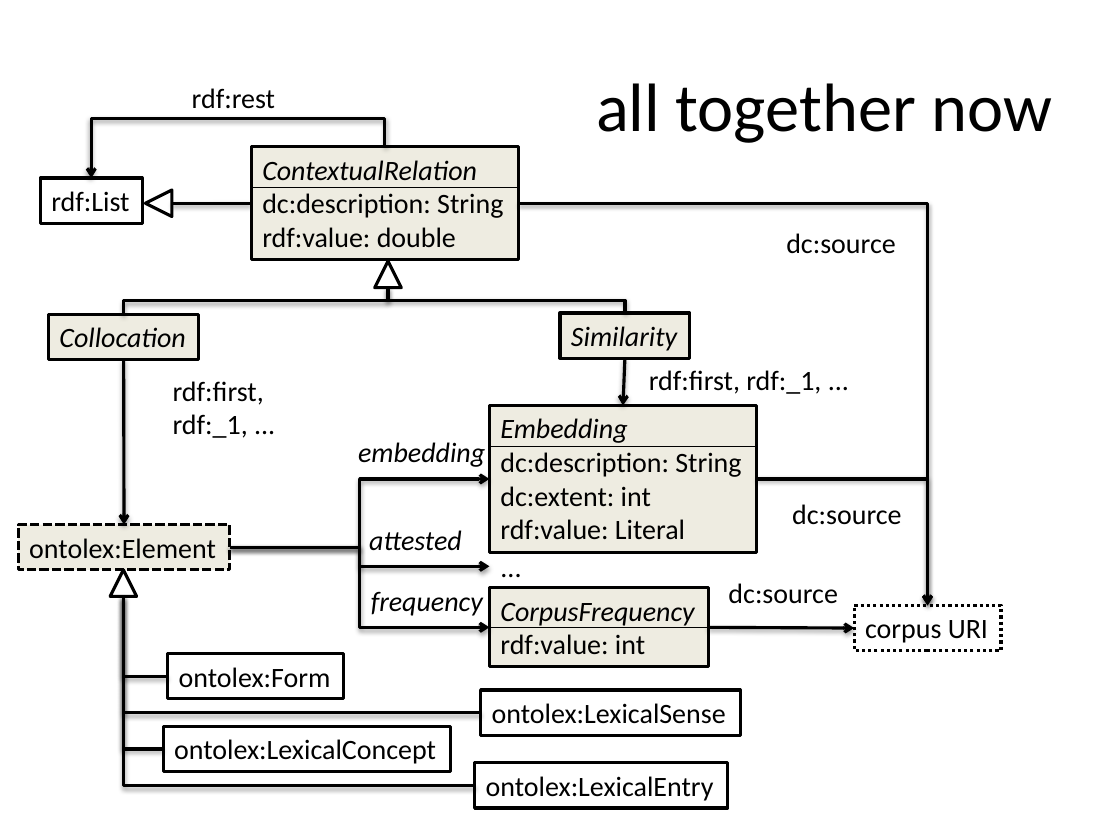
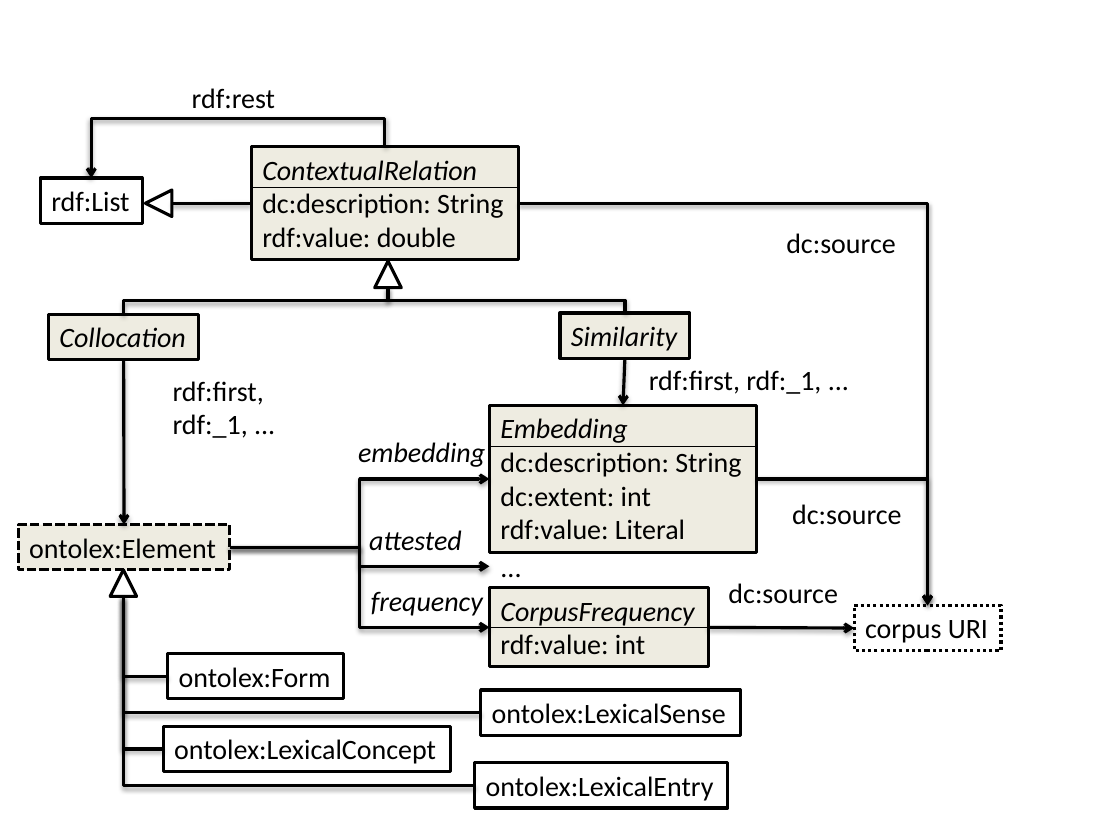
Before and after one commit to ontolex/frequency-attestation-corpus-information, a slide deck: slide 2 of img/source.pptx (slide 12 before the commit). Drawn at 1120x840 pixels with LibreOffice and Linux fonts; fonts in the diff are those of the drawing. Boxes give left, top, right and bottom in pixels: in the first picture for what was removed or moved away, otherwise in the second. Text is boxed around its words. In the diff, an @@ line names an element or a change of style, - is before the commit and + after.

```diff
--- a/img/source.pptx
+++ b/img/source.pptx
@@ title removed at (x1=596, y1=83, x2=1052, y2=143) @@
-all together now
```
Also in this commit, not shown: 2 other files.
